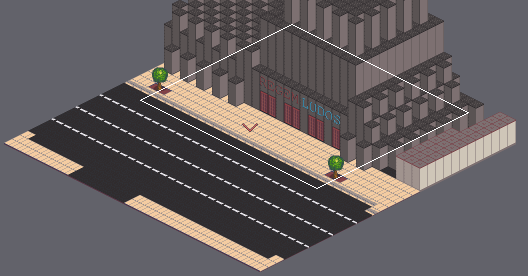
Tiled map (JSON) -- src/map/floor1-outside.json. Above, an overview of the earlier version with the close-up marked.
Close-up. Before the commit:
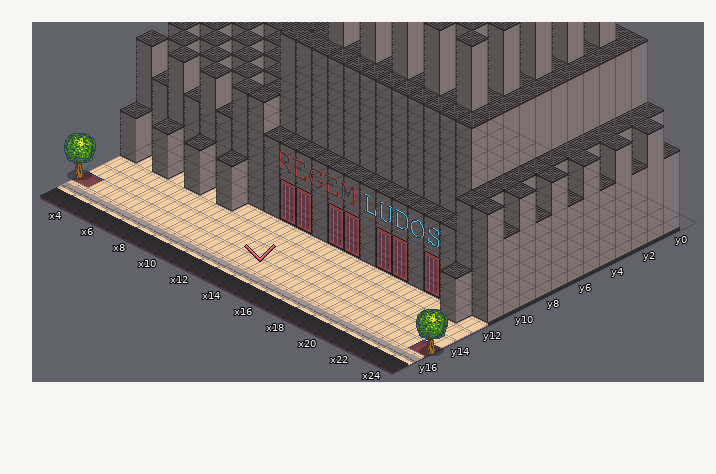
Cells are 32x16 px. Isometric: x runs down to the right, y down to the left. Shown: x 3..24, y -1..17.
Now the later version:
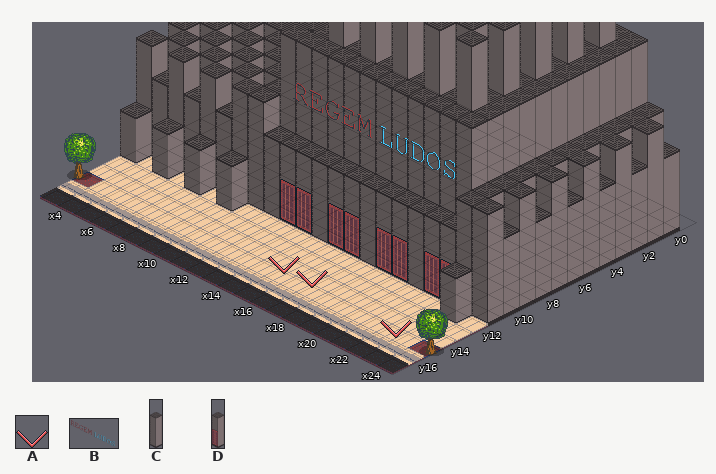
Key: from "control": A 1; from "props-dynamic": B 3 "regem-ludos-sign"; from "walls128": C 1, D 2.
_ is an empty cell.
Objects are placed by the point they stand on, in cells (3,4 is the top-left corner of cell 3,4); size is 1x1 cell unless given.
Tiles replaced or removed in this view: C.
Difference:
Changed rows in their new state; . is an unchanged cell.
Layer "Tiles":
first column x 22:
11 D
Layer "Objects":
changed: B "front" at 16.2,11.2 size 5.5x6.8 -> B "front" at 12.5,6.5 size 5.5x6.8
changed: A "MarkerPlayer" at 13.5,15 size 1x2 -> A "MarkerPlayer" at 15,15 size 1x2
added: A "MarkerConscience2" at 16.8,15 size 1x2
added: A "MarkerConscience" at 22.5,15.5 size 1x2
Where, in picture pixels (left, top, right, bottom), the same in both close-ups:
changed: (244, 83, 455, 338)
